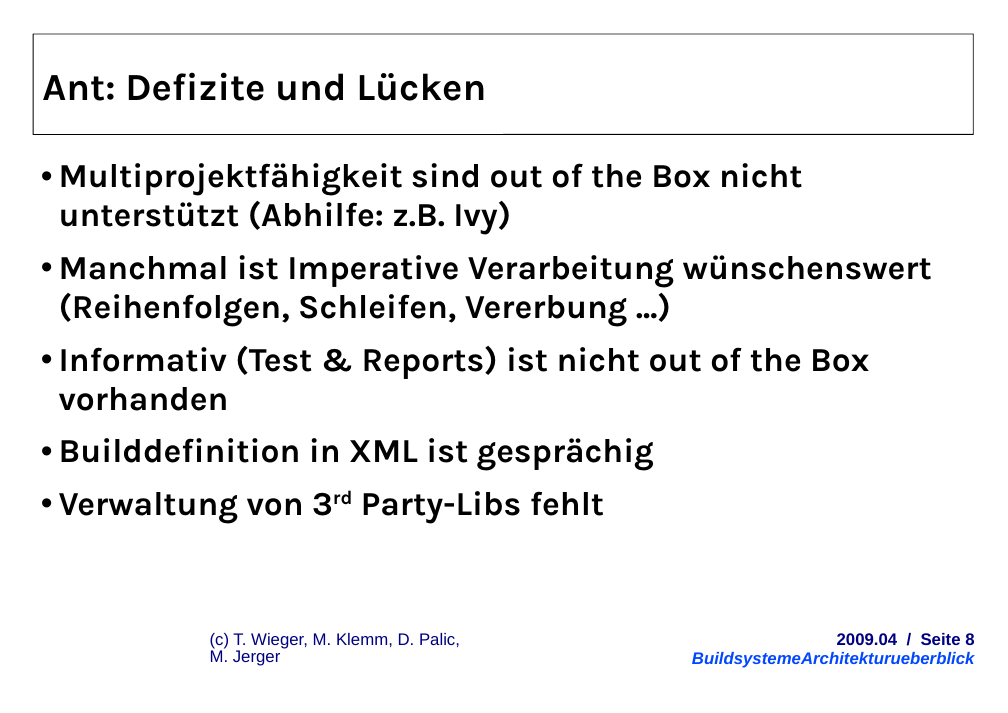
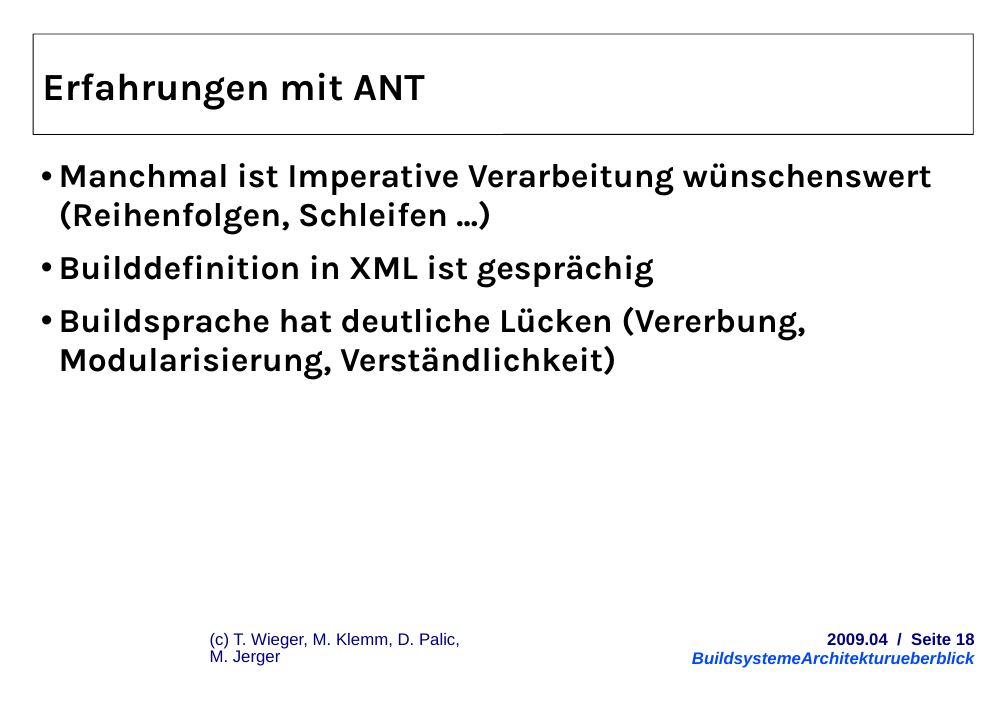
Before and after one commit to herrwieger/experttrainingbuildsystems, a slide deck: slide 18 of praesentationen/BuildsystemeArchitekturueberblick.odp (slide 8 before the commit). Drawn at 1008x713 pixels with LibreOffice and Linux fonts; fonts in the diff are those of the drawing; background and template pictures are left out. Boxes give left, top, right and bottom in pixels: in the first picture for what was removed or moved away, otherwise in the second. Text is boxed around its words. In the diff, an @@ line names an element or a change of style, - is before the commit and + after.

```diff
--- a/praesentationen/BuildsystemeArchitekturueberblick.odp
+++ b/praesentationen/BuildsystemeArchitekturueberblick.odp
@@ title at (42,72,425,110): text changed @@
-Ant: Defizite und Lücken
+Erfahrungen mit ANT
@@ text at (59,163,932,235): text changed @@
-  • Multiprojektfähigkeit sind out of the Box nicht unterstützt (Abhilfe: z.B. Ivy)
-  • Manchmal ist Imperative Verarbeitung wünschenswert (Reihenfolgen, Schleifen, Vererbung ...)
-  • Informativ (Test & Reports) ist nicht out of the Box vorhanden
+  • Manchmal ist Imperative Verarbeitung wünschenswert (Reihenfolgen, Schleifen ...)
@@ text at (59,307,805,380): text changed @@
-  • Verwaltung von 3rd Party-Libs fehlt
+  • Buildsprache hat deutliche Lücken (Vererbung, Modularisierung, Verständlichkeit)
@@ text at (827,633,975,645): text changed @@
-2009.04 / Seite 8
+2009.04 / Seite 18
```
Also in this commit, not shown: 5 other slides changed, 14 slides added, 4 slides removed, 9 other files.
